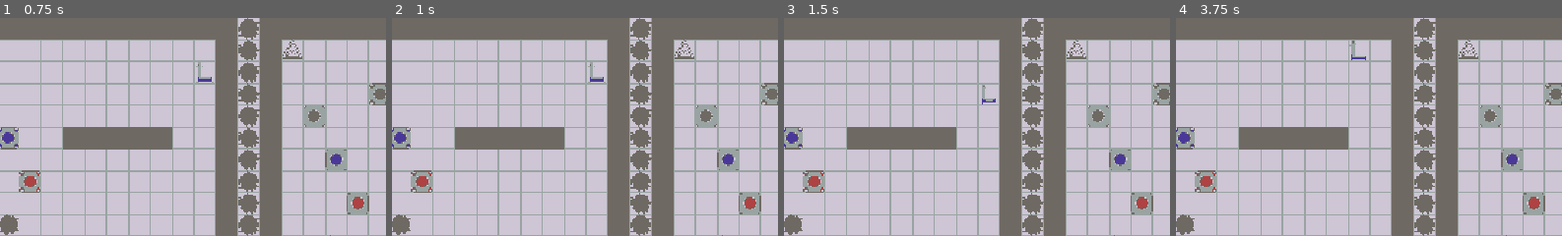
Above: before the commit, frames 1-4 (left to right).
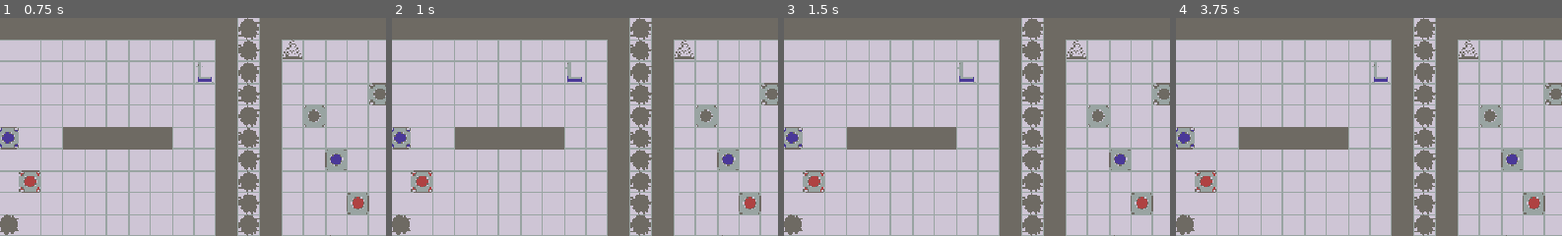
Above: after the commit, the same moments.

Repository: whitsettbe/kcol-f26-gamedevproj-cb
Game: Godot game, scene res://scenes/multilevel.tscn
The game is run twice, just before and just after one commit, with the same random seed, the same clock (stepped at 60 frames per second) and the same inputs.
Inputs:
- Up to frame 1 (0.75 s): tap Enter at 0.5 s; hold D (L_right) from 0.53 s (still down); hold Space (push_progress_TEMP, bound only before the commit) from 0.53 s (still down)
- Up to frame 2 (1 s): keep holding D (L_right); keep holding Space (push_progress_TEMP, bound only before the commit); tap Shift (undo, bound only after the commit) at 0.8 s
- Up to frame 3 (1.5 s): release D (L_right) at 1.28 s; release Space (push_progress_TEMP, bound only before the commit) at 1.28 s; hold S (L_down) from 1.28 s (still down); tap Shift (undo, bound only after the commit) at 1.35 s
- Up to frame 4 (3.75 s): tap Z (undo, bound only before the commit) at 1.55 s; tap Enter at 2, 3.5 s; release S (L_down) at 2.03 s; hold D (L_right) 2.03-2.78 s; hold Z (undo, bound only before the commit) 2.03-2.78 s; tap Space (push_progress_TEMP, bound only before the commit) at 2.3, 2.75, 2.85 s; hold W (L_up) 2.78-3.53 s; tap Shift (undo, bound only after the commit) at 3.05 s; hold A (L_left) from 3.53 s (still down); hold Shift (undo, bound only after the commit) from 3.53 s (still down)
The pictures show only the part of the screen within x 15-65%, y 0-50%; the shares and areas given below are measured in that part.

Frame 1 is identical in both runs. In frame 2, 0.3% of the frame differs, in the area x 44-56%, y 20-30%; in frame 3, 0.3%; in frame 4, 0.3%.

Commit message:
Remap undo to Shift, clean code

Diff:
--- a/TornAsunder/levels/level_block_manager.gd
+++ b/TornAsunder/levels/level_block_manager.gd
@@ -40,7 +40,7 @@
 				# Push the current state to the undo stack
 				if not state_pushed:
 					state_pushed = true
-					get_parent()._on_push_progress_requested()
+					get_parent().push_level_state()
 
 				for node in get_children():
 					if node is Player:
@@ -57,13 +57,11 @@
 		# If moves were attempted but did not succeed,
 		#  delete the pushed state
 		if state_pushed and not move_succeeded:
-			get_parent()._on_remove_progress_requested()
+			get_parent().remove_last_progress()
 
 		# Handle undo
-		if event.is_action_pressed("push_progress_TEMP"):
-			get_parent()._on_push_progress_requested()
 		if event.is_action_pressed("undo"):
-			get_parent()._on_pop_progress_requested()
+			get_parent().load_undo()
 
 
 # Ensure child properties align with their block type
--- a/TornAsunder/project.godot
+++ b/TornAsunder/project.godot
@@ -71,14 +71,9 @@
 "events": [Object(InputEventKey,"resource_local_to_scene":false,"resource_name":"","device":-1,"window_id":0,"alt_press …(192 unchanged characters)…
 ]
 }
-push_progress_TEMP={
-"deadzone": 0.2,
-"events": [Object(InputEventKey,"resource_local_to_scene":false,"resource_name":"","device":-1,"window_id":0,"alt_pressed":false,"shift_pressed":false,"ctrl_pressed":false,"meta_pressed":false,"pressed":false,"keycode":0,"physical_keycode":32,"key_label":0,"unicode":32,"location":0,"echo":false,"script":null)
-]
-}
 undo={
 "deadzone": 0.2,
-"events": [Object(InputEventKey,"resource_local_to_scene":fa …(140 unchanged characters)… d":false,"keycode":0,"physical_keycode":90,"key_label":0,"unicode":122,"location":0,"echo":false,"script":null)
+"events": [Object(InputEventKey,"resource_local_to_scene":fa …(140 unchanged characters)… d":false,"keycode":0,"physical_keycode":4194325,"key_label":0,"unicode":0,"location":0,"echo":false,"script":null)
 ]
 }
 
--- a/TornAsunder/scripts/multilevel.gd
+++ b/TornAsunder/scripts/multilevel.gd
@@ -37,16 +37,16 @@
 		get_tree().quit()
 
 # Push the scene state to the undo stack
-func _on_push_progress_requested() -> void:
+func push_level_state() -> void:
 	level_scene_stack.push_back(PackedScene.new())
 	level_scene_stack.back().pack(level_scene)
 
 # Delete the last entry on the undo stack
-func _on_remove_progress_requested() -> void:
+func remove_last_progress() -> void:
 	level_scene_stack.pop_back()
 
 # Load the last entry on the undo stack
-func _on_pop_progress_requested() -> void:
+func load_undo() -> void:
 	if len(level_scene_stack) > 0:
 		level_scene.queue_free()
 		level_scene = level_scene_stack.pop_back().instantiate()
